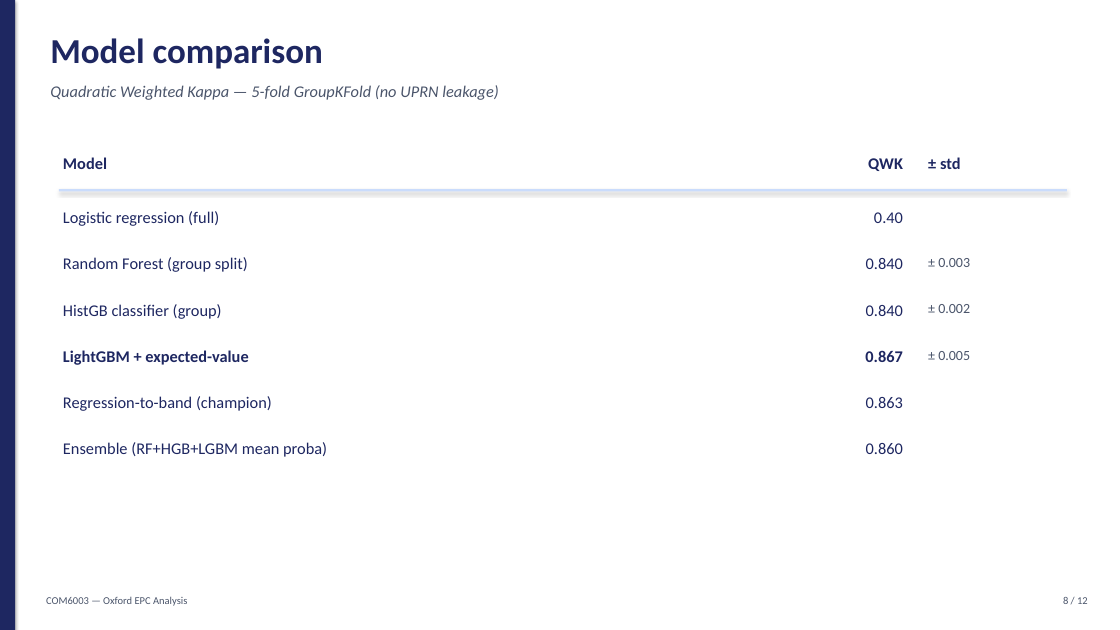
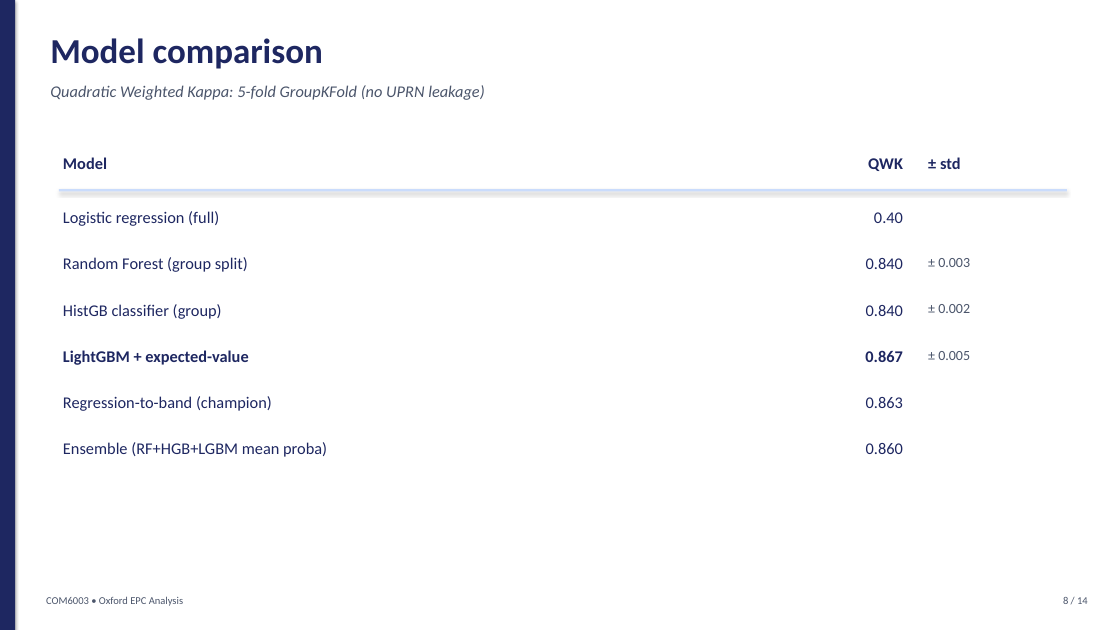
Before and after one commit to parsecsion/oxford-epc, a slide deck: slide 8 of presentation/COM6003_Oxford_Presentation.pptx. Drawn at 1120x630 pixels with LibreOffice and Linux fonts; fonts in the diff are those of the drawing. Boxes give left, top, right and bottom in pixels: in the first picture for what was removed or moved away, otherwise in the second. Text is boxed around its words. In the diff, an @@ line names an element or a change of style, - is before the commit and + after.

```diff
--- a/presentation/COM6003_Oxford_Presentation.pptx
+++ b/presentation/COM6003_Oxford_Presentation.pptx
@@ text at <box>50,85,484,100</box>: text changed @@
-Quadratic Weighted Kappa — 5-fold GroupKFold (no UPRN leakage)
+Quadratic Weighted Kappa: 5-fold GroupKFold (no UPRN leakage)
@@ text at <box>46,596,183,606</box>: text changed @@
-COM6003 — Oxford EPC Analysis
+COM6003 • Oxford EPC Analysis
@@ text at <box>1063,597,1088,604</box>: text changed @@
-8 / 12
+8 / 14
```
Also in this commit, not shown: 11 other slides changed, 2 slides added, 4 other files.
